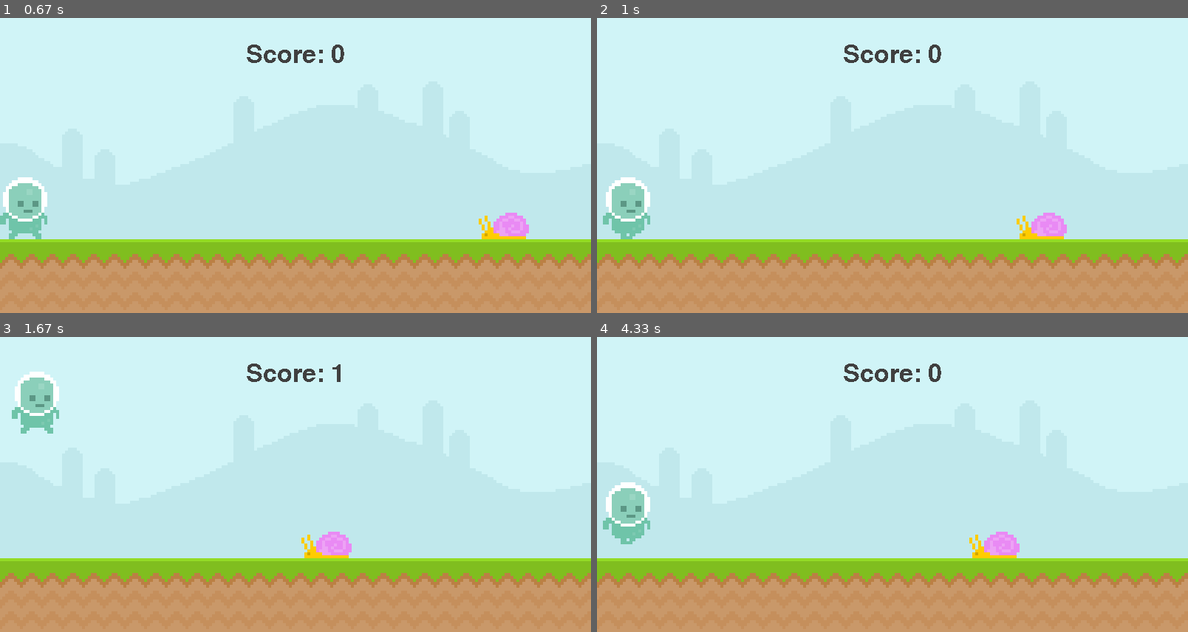
Above: before the commit, frames 1-4 (two rows, left to right).
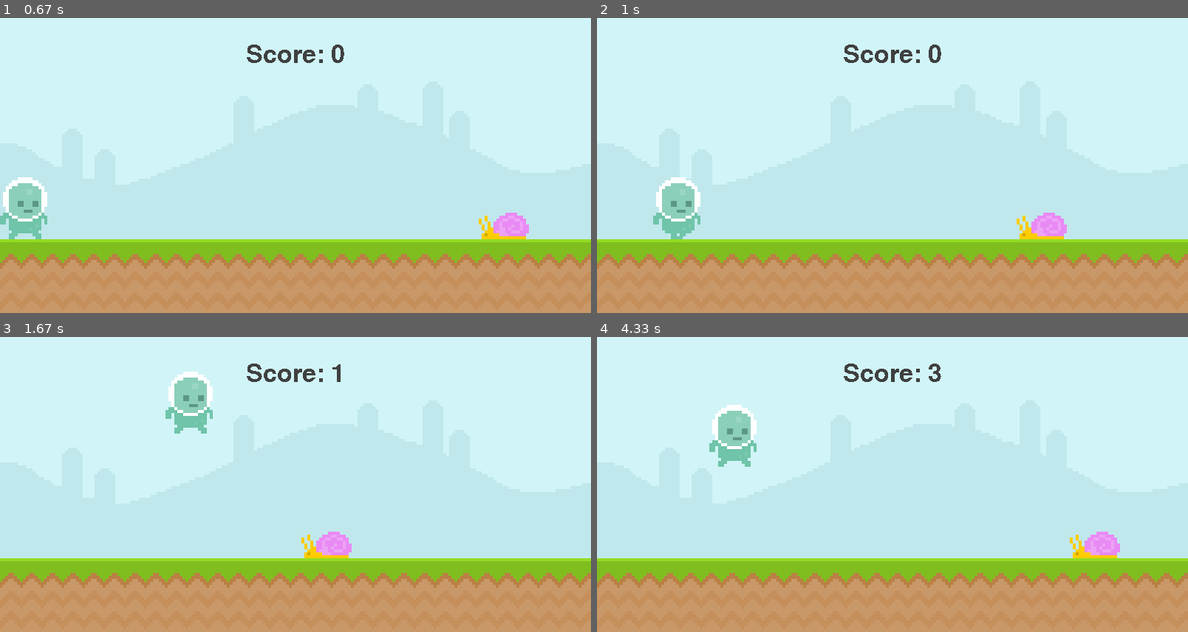
Above: after the commit, the same moments.

Repository: finziamit/PyGame
Game: pygame game, started from first_game.py
Two runs of this game, one before a commit and one after it. Both use one fixed random seed, a clock stepped at 60 frames per second and the inputs below.
Inputs:
- Up to frame 1 (0.67 s): tap Space at 0.33 s
- Up to frame 2 (1 s): hold Right from 0.67 s (still down)
- Up to frame 3 (1.67 s): release Right at 1.13 s; hold Right 1.17-1.63 s; tap Space at 1.23, 1.53 s
- Up to frame 4 (4.33 s): hold Left 1.67-2.2 s; tap Space at 1.73, 2.03, 2.3, 2.6, 2.73, 3.03, 3.4, 3.7, 3.9, 4.2 s; hold Left 2.23-2.63 s; hold Right 2.67-3.3 s; hold Left 3.33-3.8 s; hold Right 3.83-4.3 s

Frame 1 is identical in both runs. In frame 2, 2.5% of the frame differs, in the area x 1-18%, y 54-75%; in frame 3, 2.5%; in frame 4, 3.7%, in the area x 1-89%, y 9-75%.

Commit message:
Fixing movement, adding score display at game end

Diff:
--- a/first_game.py
+++ b/first_game.py
@@ -6,12 +6,13 @@
     score_surface = test_font.render(f"Score: {current_time}", False, my_game_text_color)
     score_rect = score_surface.get_rect(center = (screen_width//2,50))
     screen.blit(score_surface, score_rect)
+    return current_time
 
 screen_height = 400
 screen_width = 800
 ground_height = 300
 snail_x_pos = 800
-snail_step_size = 4
+step_size = 4
 start_time = 0
 
 my_game_text_color = (64,64,64)
@@ -36,7 +37,7 @@
 player_rect = player_surface.get_rect(bottomright = (80,ground_height))
 player_gravity = 0
 player_walking_mod = 1
-
+top_score = 0
 # Intro screen
 player_stand = pygame.image.load('graphics/Player/player_stand.png').convert_alpha()
 player_stand = pygame.transform.scale2x(player_stand)
@@ -44,8 +45,9 @@
 instructions_text_surface = test_font.render("To start a game press space button", False, game_deactivated_text_color)
 instructions_text_rect = instructions_text_surface.get_rect(center = (screen_width//2,50))
 
-
 game_active = False
+move_right = False
+move_left = False
 
 while 1:
     for event in pygame.event.get():
@@ -60,31 +62,27 @@
                     player_surface = pygame.image.load('graphics/Player/player_walk_2.png').convert_alpha()
                     if player_rect.bottom >= 300: player_surface = pygame.image.load('graphics/Player/player_walk_1.png').convert_alpha()
 
-                # move right
-                if event.key == pygame.K_RIGHT and player_rect.right <= 800:
-                    player_rect.x += 8
-                    if player_walking_mod == 1:
-                        player_surface = pygame.image.load('graphics/Player/player_walk_2.png').convert_alpha()
-                        player_walking_mod = 2
-                    elif player_walking_mod == 2:
-                        player_surface = pygame.image.load('graphics/Player/player_walk_1.png').convert_alpha()
-                        player_walking_mod = 1
+            # move right
+                if event.key == pygame.K_RIGHT: move_right = True
+            # move left
+                if event.key == pygame.K_LEFT: move_left = True
 
-                # move left
-                if event.key == pygame.K_LEFT and player_rect.left >= 0:
-                    player_rect.x -= 8
-                    if player_walking_mod == 1:
-                        player_surface = pygame.image.load('graphics/Player/player_walk_2.png').convert_alpha()
-                        player_walking_mod = 2
-                    elif player_walking_mod == 2:
-                        player_surface = pygame.image.load('graphics/Player/player_walk_1.png').convert_alpha()
-                        player_walking_mod = 1
+            # stop moving right
+            if event.type == pygame.KEYUP:
+                if event.key == pygame.K_RIGHT: move_right = False
+
+            # stop moving left
+            if event.type == pygame.KEYUP:
+                if event.key == pygame.K_LEFT: move_left = False
+
         else:
             if  event.type == pygame.KEYDOWN and event.key == pygame.K_SPACE:
                 game_active = True
                 snail_rect.right = snail_x_pos
                 player_rect.left = 0
                 start_time = pygame.time.get_ticks()
+
+            if  event.type == pygame.KEYUP and event.key == pygame.K_SPACE: top_score = 0
 
             if  event.type == pygame.KEYDOWN and event.key == pygame.K_ESCAPE:
                 pygame.quit()
@@ -94,9 +92,9 @@
         screen.blit(sky_surface,(0,0))
         screen.blit(ground_surface, (0,ground_height))
 
-        display_score()
+        top_score = display_score()
 
-        snail_rect.x -= snail_step_size
+        snail_rect.x -= step_size
         if snail_rect.right <= 0: snail_rect.left = screen_width
         screen.blit(snail_surface, snail_rect)
 
@@ -109,10 +107,32 @@
 
         # collisions
         if snail_rect.colliderect(player_rect): game_active = False
+
+        # functionality of movement
+        if move_right:
+            if player_rect.right <= 800: player_rect.x += step_size
+            if player_walking_mod == 1:
+                player_surface = pygame.image.load('graphics/Player/player_walk_2.png').convert_alpha()
+                player_walking_mod = 2
+            elif player_walking_mod == 2:
+                player_surface = pygame.image.load('graphics/Player/player_walk_1.png').convert_alpha()
+                player_walking_mod = 1
+
+        if move_left:
+            if player_rect.left >= 0: player_rect.x -= step_size
+            if player_walking_mod == 1:
+                player_surface = pygame.image.load('graphics/Player/player_walk_2.png').convert_alpha()
+                player_walking_mod = 2
+            elif player_walking_mod == 2:
+                player_surface = pygame.image.load('graphics/Player/player_walk_1.png').convert_alpha()
+                player_walking_mod = 1
     else:
         screen.fill(game_deactivated_screen_color)
         screen.blit(player_stand, player_stand_rect)
         screen.blit(instructions_text_surface, instructions_text_rect)
+        final_score_surface = test_font.render(f"Your score: {top_score}", False, game_deactivated_text_color)
+        final_score_rect = instructions_text_surface.get_rect(center = (screen_width//2,screen_height - 50))
+        if top_score: screen.blit(final_score_surface, final_score_rect)
 
     pygame.display.update()
     clock.tick(60) # set how much time per sec the loop will run, in this case 60.
